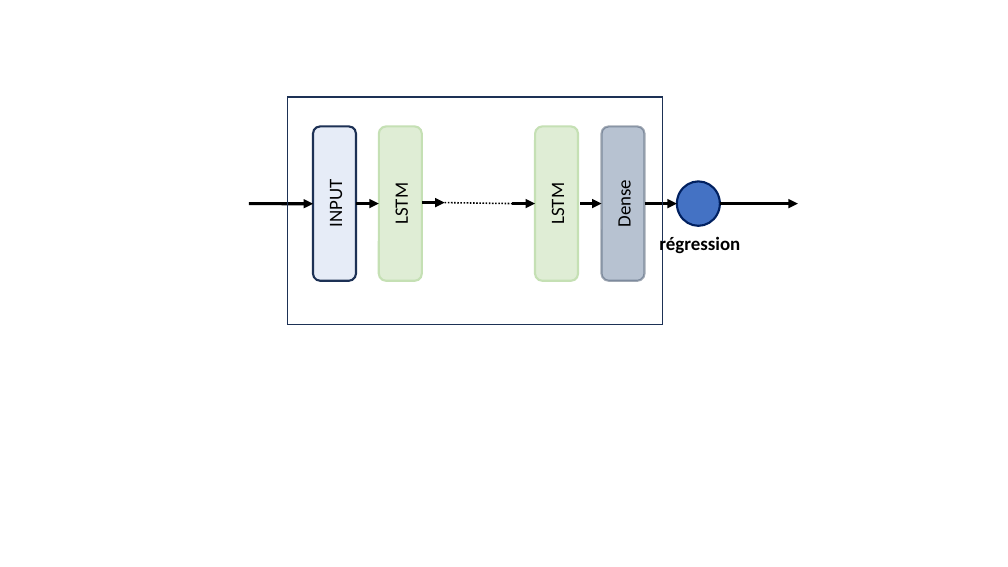
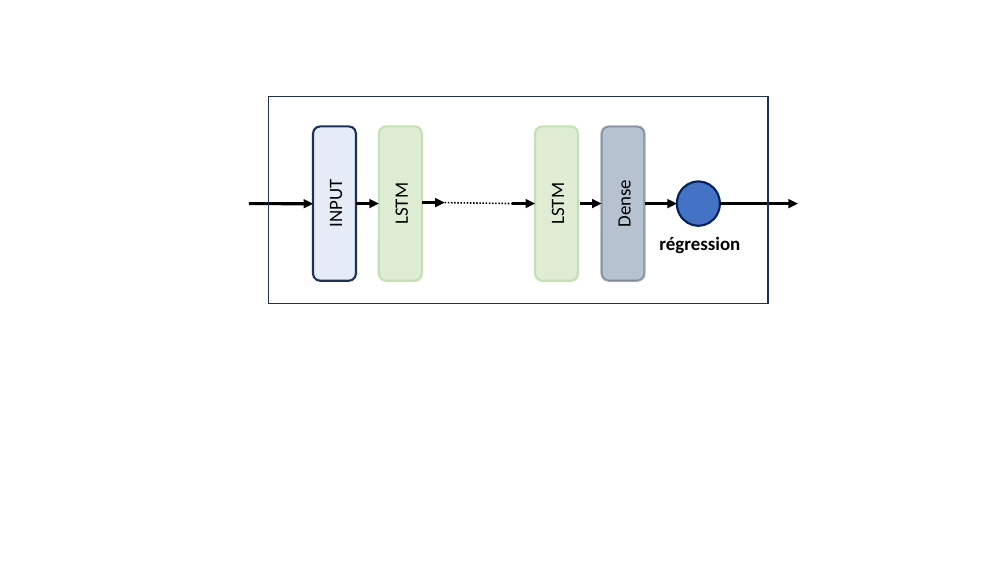
Before and after one commit to DataScientest-Studio/oct24_cds_anomalies_elec, a slide deck: slide 5 of src/streamlit/Chap3/Présentation1.pptx. Drawn at 1008x567 pixels with LibreOffice and Linux fonts; fonts in the diff are those of the drawing. Boxes give left, top, right and bottom in pixels: in the first picture for what was removed or moved away, otherwise in the second. Text is boxed around its words. In the diff, an @@ line names an element or a change of style, - is before the commit and + after.

```diff
--- a/src/streamlit/Chap3/Présentation1.pptx
+++ b/src/streamlit/Chap3/Présentation1.pptx
@@ rectangle resized from (x1=287, y1=97, x2=662, y2=324) to (x1=268, y1=97, x2=768, y2=303) @@
```
Also in this commit, not shown: 2 other files.
